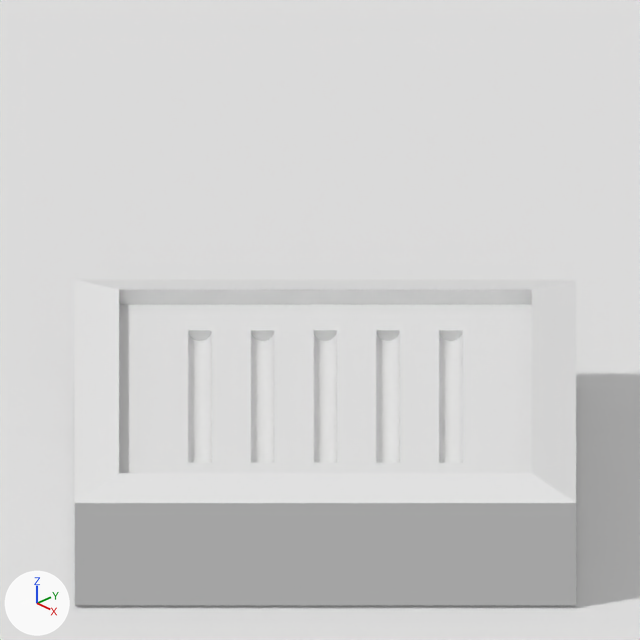
What one commit did to the Blender file obj.blend.
Before and after are seen from the file's camera 'Camera'. The lights are fixed; the arrows at lower left show +X, +Y and +Z. Materials are left out; every surface is plain grey.
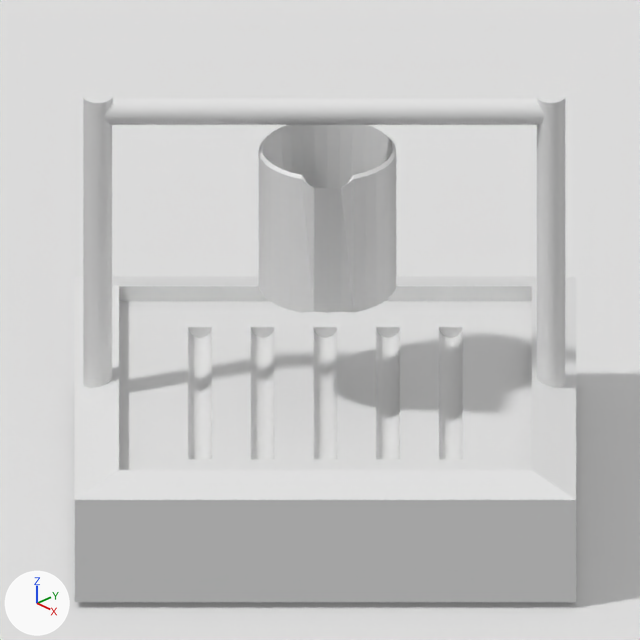
Changed parts and their boxes (x1, y1, x2, y2) in the pictures (640 x 640 px):
'Cube', moved
    before: (75, 280, 576, 605)
    after: (75, 276, 576, 602)
'Pour', added
    after: (259, 125, 396, 313)
'Cylinder.008', added
    after: (104, 96, 545, 125)
'Cylinder.006', added
    after: (83, 90, 112, 388)
'Cylinder.007', added
    after: (537, 90, 565, 387)

The change, as a diff of the scene's bpy script:
```diff
--- a/obj.blend.py
+++ b/obj.blend.py
@@ me_cylinder_009 @@
+me_cylinder_009.from_pydata(...)  # 64 vertices, 34 faces; spans x -0.23..0.23, y -0.23..0.23, z -2.26..2.26
@@ me_cylinder_004 @@
+me_cylinder_004.from_pydata(...)  # 128 vertices, 98 faces; spans x -0.549..0.902, y -0.549..0.549, z -0.616..0.688
@@ ob_cube @@
 ob_cube = bpy.data.objects.new('Cube', me_cube_001)
-ob_cube.location = (1.0, -0.87, -0.39)
+ob_cube.location = (1.0, -0.87, -0.36)
 ob_cube.rotation_euler = (0.0, 0.0, 0.815)  # degrees (0, 0, 47)
@@ ob_cylinder_008 @@
+ob_cylinder_008 = bpy.data.objects.new('Cylinder.008', me_cylinder_009)
+ob_cylinder_008.location = (0.93, -0.87, 2.5)
+ob_cylinder_008.rotation_euler = (0.815, -1.571, 0.0)  # degrees (47, -90, 0)
+ob_cylinder_008.scale = (0.5, 0.5, 0.802)
@@ ob_cylinder_007 @@
+ob_cylinder_007 = bpy.data.objects.new('Cylinder.007', me_cylinder_009.copy())
+ob_cylinder_007.location = (2.21, 0.46, 0.91)
+ob_cylinder_007.rotation_euler = (0.0, 0.0, 1.571)  # degrees (0, 0, 90)
+ob_cylinder_007.scale = (0.5, 0.5, 0.76)
@@ ob_cylinder_006 @@
+ob_cylinder_006 = bpy.data.objects.new('Cylinder.006', me_cylinder_009.copy())
+ob_cylinder_006.location = (-0.27, -2.17, 0.91)
+ob_cylinder_006.rotation_euler = (0.0, 0.0, 0.815)  # degrees (0, 0, 47)
+ob_cylinder_006.scale = (0.5, 0.5, 0.76)
@@ ob_pour @@
+ob_pour = bpy.data.objects.new('Pour', me_cylinder_004)
+ob_pour.location = (0.97, -0.82, 1.57)
+ob_pour.rotation_euler = (0.0, 0.0, -0.756)  # degrees (0, 0, -43)
```
